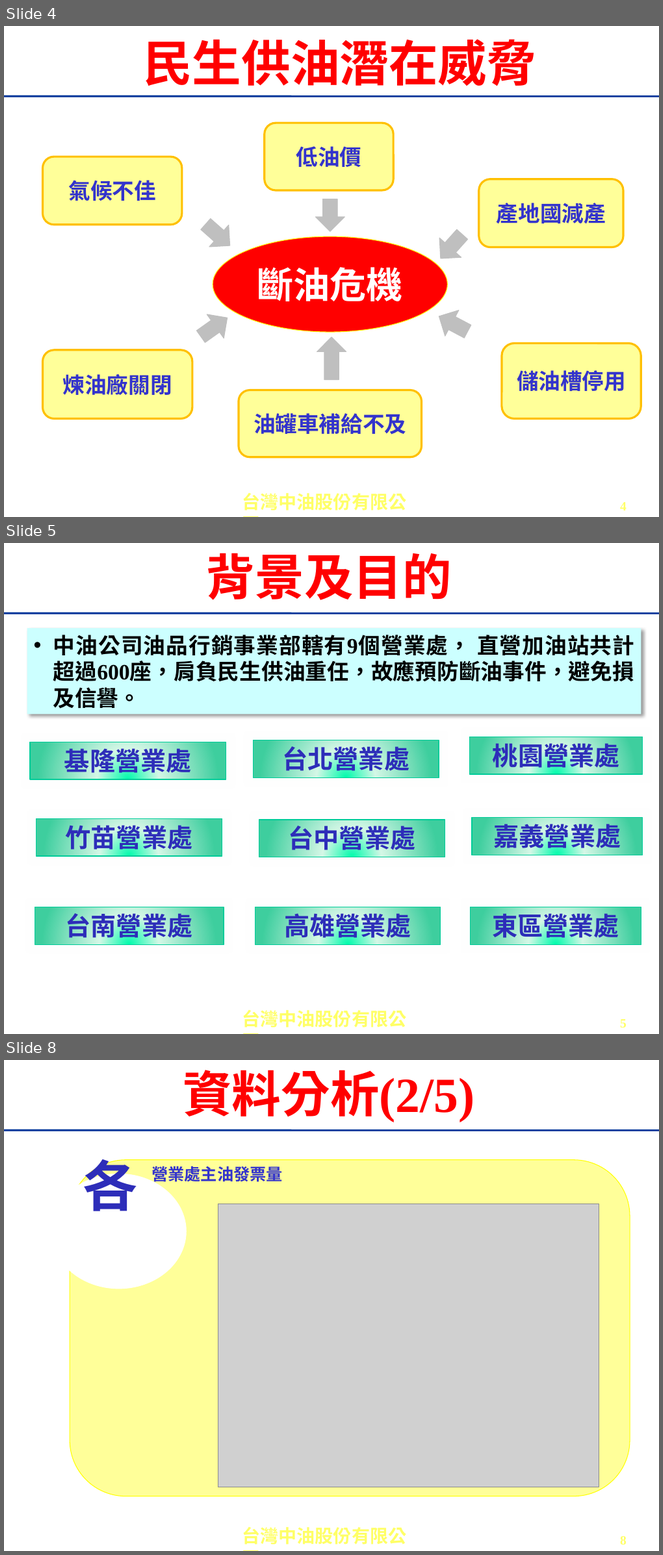
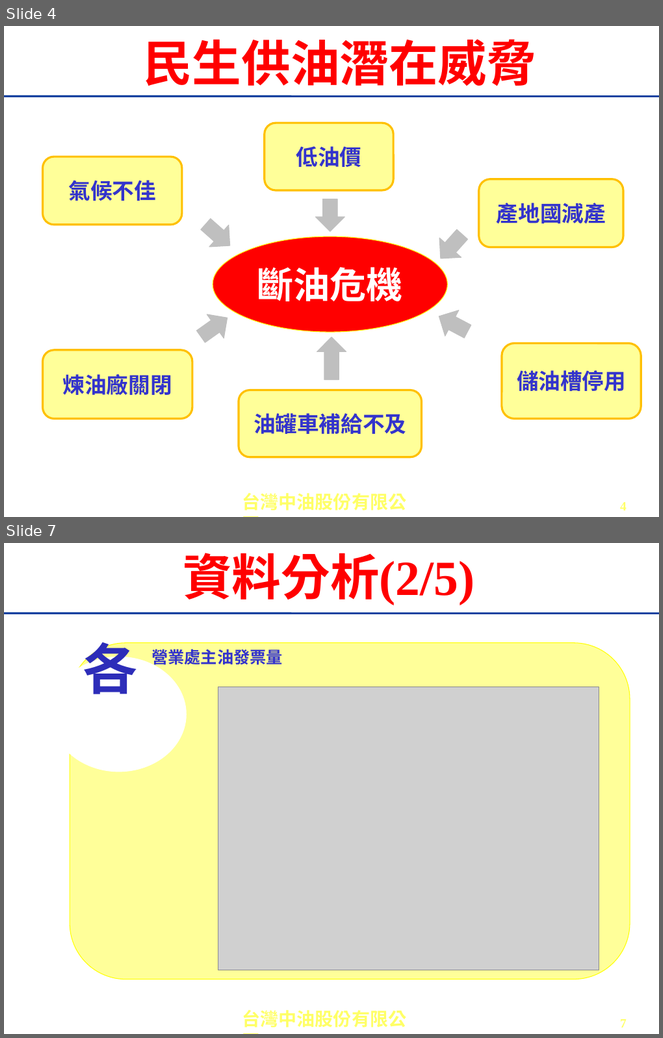
Before and after one commit to seiching/pythonclass, a slide deck: hackson/1061121-中油黑客松(高雄).pptx. Shown one above the other, each under a label of ours: slides 4, 5 and 8 before the commit, slides 4 and 7 after it; the slides between them are not shown. The pictures are 663x1555 and 663x1038 pixels, drawn with LibreOffice and Linux fonts; fonts in the diff are those of the drawing; grey boxes stand for pictures; background and template pictures are left out. Boxes give left, top, right and bottom in pixels: in the first picture for what was removed or moved away, otherwise in the second. Text is boxed around its words. In the diff, an @@ line names an element or a change of style, - is before the commit and + after.

```diff
--- a/hackson/1061121-中油黑客松(高雄).pptx
+++ b/hackson/1061121-中油黑客松(高雄).pptx
@@ slide 5 removed at bbox=[4, 543, 659, 1034], background #FFFFFF; not listed: 1 template element that a slide beside it also shows @@
@@ title removed at bbox=[206, 553, 452, 600] @@
-背景及目的
@@ line removed from (4, 613) to (659, 613) @@
@@ rectangle removed at bbox=[27, 628, 641, 714] @@
-• 中油公司油品行銷事業部轄有9個營業處， 直營加油站共計超過600座，肩負民生供油重任，故應預防斷油事件，避免損及信譽。
@@ rectangle removed at bbox=[470, 737, 643, 774] @@
-桃園營業處
@@ rectangle removed at bbox=[30, 742, 226, 780] @@
-基隆營業處
@@ rectangle removed at bbox=[253, 740, 438, 778] @@
-台北營業處
@@ rectangle removed at bbox=[36, 819, 222, 856] @@
-竹苗營業處
@@ rectangle removed at bbox=[259, 819, 445, 857] @@
-台中營業處
@@ rectangle removed at bbox=[472, 817, 643, 855] @@
-嘉義營業處
@@ rectangle removed at bbox=[35, 907, 224, 945] @@
-台南營業處
@@ rectangle removed at bbox=[255, 907, 440, 945] @@
-高雄營業處
@@ rectangle removed at bbox=[471, 907, 642, 945] @@
-東區營業處
@@ page number removed at bbox=[620, 1019, 627, 1028] @@
-5
@@ what was slide 8 is now slide 7 @@
@@ page number at bbox=[620, 1019, 627, 1028]: text changed @@
-8
+7
```
Also in this commit, not shown: 2 slides changed, 1 slide added, 1 other slide removed.
